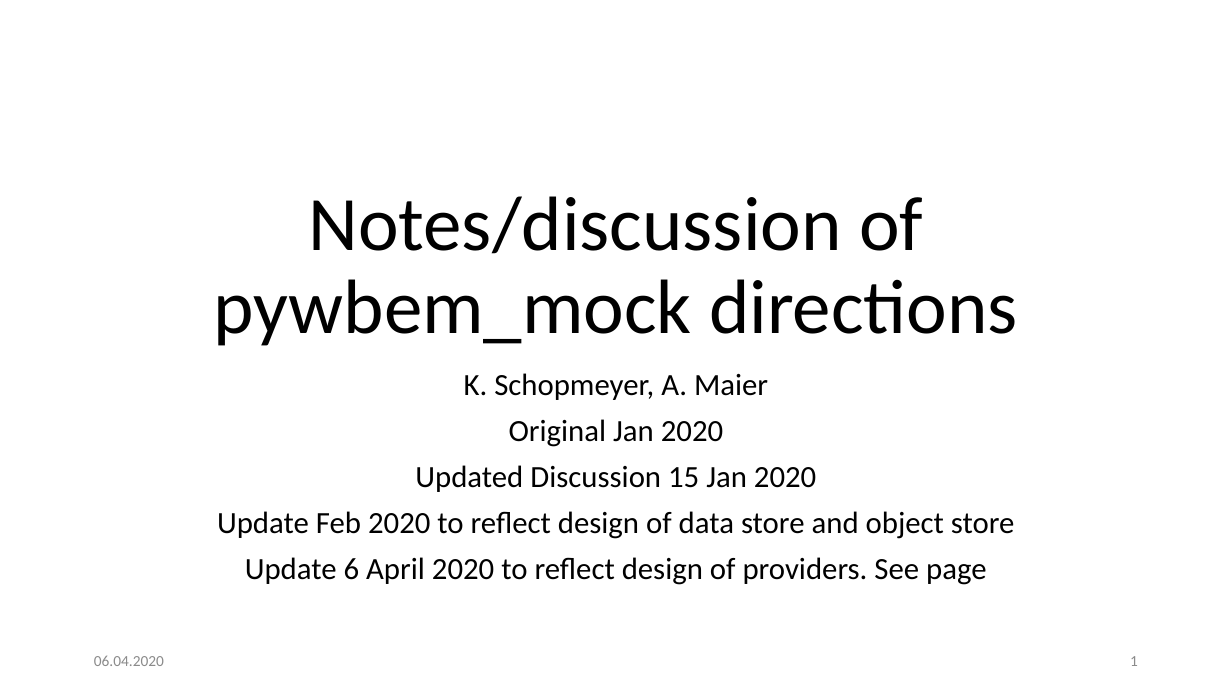
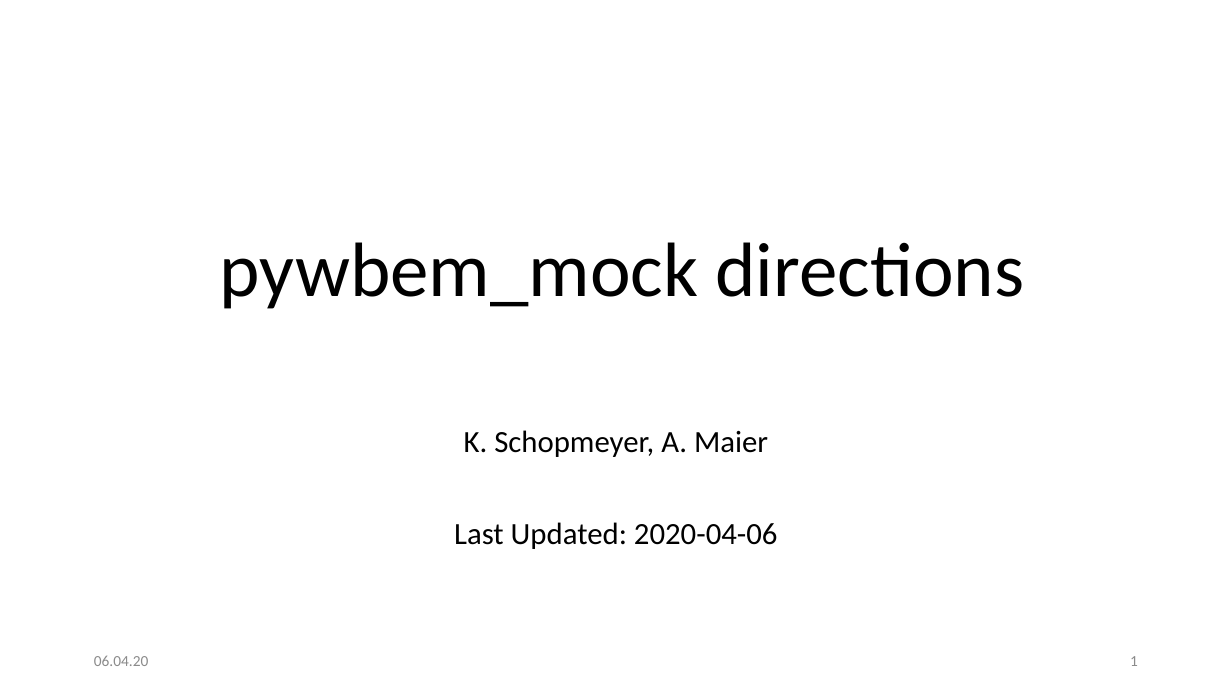
Before and after one commit to pywbem/pywbem, a slide deck: slide 1 of design/RepositoryStructure.pptx. Drawn at 1232x693 pixels with LibreOffice and Linux fonts; fonts in the diff are those of the drawing. Boxes give left, top, right and bottom in pixels: in the first picture for what was removed or moved away, otherwise in the second. Text is boxed around its words. In the diff, an @@ line names an element or a change of style, - is before the commit and + after.

Commit message:
Updated RepositoryStructure.pptx
Details:
* Moved earlier designs to an 'outdated' section.
* Editorial improvements on picture for latest design.

```diff
--- a/design/RepositoryStructure.pptx
+++ b/design/RepositoryStructure.pptx
@@ title at [220, 242, 1025, 309]: text changed @@
-Notes/discussion of pywbem_mock directions
+pywbem_mock directions
@@ subtitle "K. Schopmeyer, A. Maier": place and size @@
-subtitle "K. Schopmeyer, A. Maier" at [217, 373, 1015, 585]
+subtitle "K. Schopmeyer, A. Maier" at [454, 430, 778, 549]
@@ subtitle at [454, 522, 778, 549]: text changed @@
-Original Jan 2020
-Updated Discussion 15 Jan 2020
-Update Feb 2020 to reflect design of data store and object store
-Update 6 April 2020 to reflect design of providers. See page
+Last Updated: 2020-04-06
@@ text at [94, 655, 148, 666]: text changed @@
-06.04.2020
+06.04.20
```
Also in this commit, not shown: 21 other slides changed, 1 slide added.
